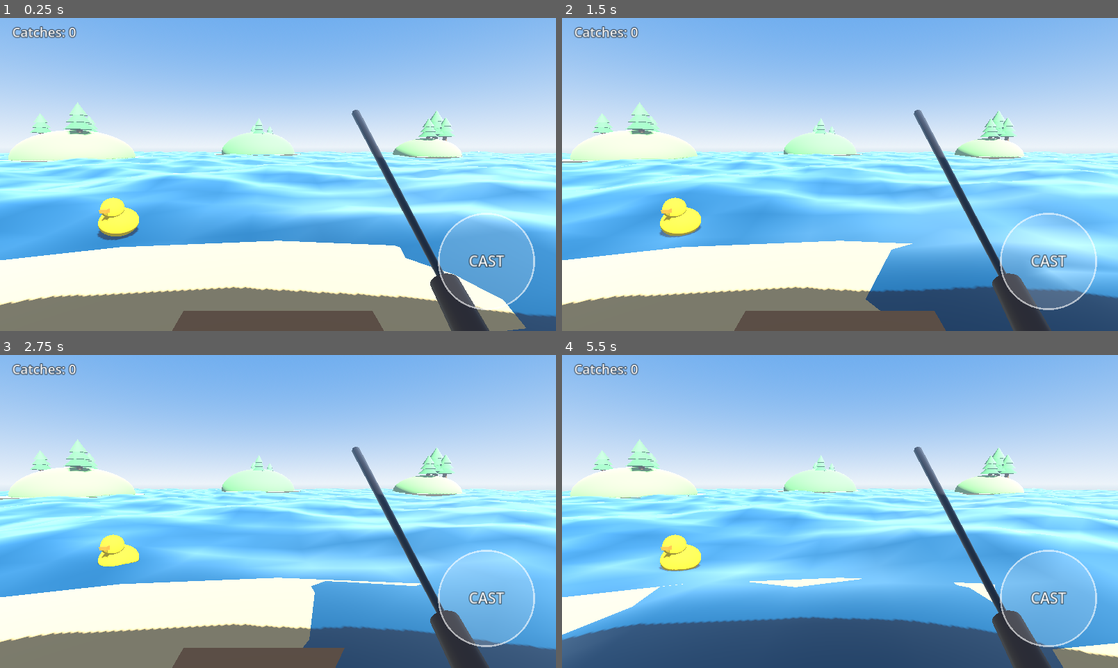
Above: before the commit, frames 1-4 (two rows, left to right).
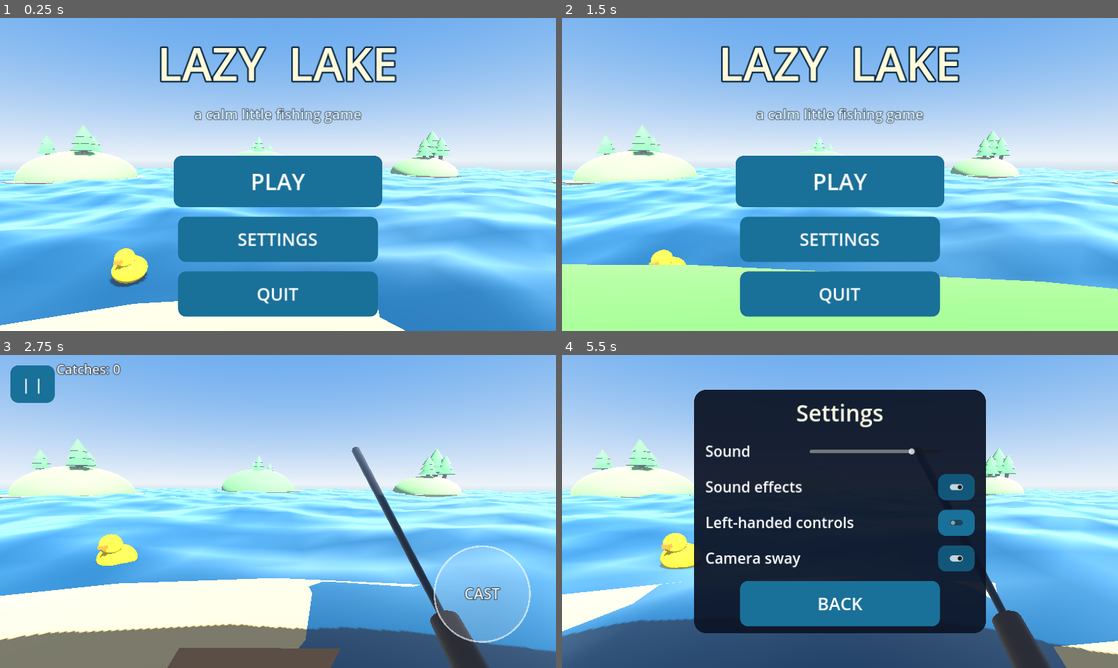
Above: after the commit, the same moments.

Repository: Max1081018/open_code
Game: Godot game, scene res://game.tscn
Two runs of this game, one before a commit and one after it. Both use one fixed random seed, a clock stepped at 60 frames per second and the inputs below.
Inputs (mouse positions are in pixels of both pictures, inside the frame that each line leads up to):
- Up to frame 1 (0.25 s): no input
- Up to frame 2 (1.5 s): click (840, 240) at 0.5 s, where only the run after the commit has a clickable "SETTINGS"; click (840, 265) at 1.25 s, where only the run after the commit has a clickable "BACK"
- Up to frame 3 (2.75 s): click (278, 517) at 2 s, where only the run after the commit has a clickable "PLAY"
- Up to frame 4 (5.5 s): click (595, 383) at 2.75 s, where only the run after the commit has a clickable "| |"; click (840, 477) at 3.5 s, where only the run after the commit has a clickable "RESUME"; click (595, 383) at 4.25 s, where only the run after the commit has a clickable "| |"; click (840, 533) at 5 s, where only the run after the commit has a clickable "SETTINGS"

The runs differ from the first frame. In frame 1, 56% of the frame differs, in the area x 0-100%, y 2-100%; in frame 2, 56%; in frame 3, 5.7%; in frame 4, 47%.

Commit message:
Add main menu, settings, and pause screens with mobile-friendly UI
- New front-end flow over the live lake: main menu (PLAY/SETTINGS/QUIT),
  pause overlay (RESUME/SETTINGS/MAIN MENU), and a settings panel with sound
  volume, SFX toggle, left-handed controls, and camera sway, persisted to
  user://settings.cfg.
- Cohesive dark-glass theme, large thumb-friendly buttons, a cinematic camera
  drift behind the menu, and an in-game pause button.
- game.gd now tracks app state (menu/playing/paused) and gates the fishing
  loop; HUD gains enable/hide and left-handed layout; info text clears the
  pause button.

Co-Authored-By: Claude Opus 4.8 <noreply@anthropic.com>
Claude-Session: https://claude.ai/code/session_019FPN93SDKwisezCSut5tqW

Diff:
--- a/fishing/game.gd
+++ b/fishing/game.gd
@@ -14,6 +14,11 @@
 ## "AUTOTEST ..." before quitting.
 
 const Hud := preload("res://hud.gd")
+const MenuUI := preload("res://menu_ui.gd")
+
+# App screen: "menu" (title over the live lake), "playing", or "paused".
+var app_state := "menu"
+var menu_ui
 
 # Shared wave parameters — MUST match water.gdshader (WAVES) so the bobber sits
 # on the surface. Each is direction.xy, wavelength, amplitude.
@@ -82,6 +87,7 @@
 var sim_action := false
 var sim_tap := false
 var frame := 0
+var start_screen := "menu"  # autotest can jump straight to a screen
 
 
 func _ready() -> void:
@@ -95,7 +101,25 @@
 	_build_sounds()
 	hud = Hud.new()
 	add_child(hud)
+
+	menu_ui = MenuUI.new()
+	add_child(menu_ui)
+	menu_ui.play_pressed.connect(_start_play)
+	menu_ui.resume_pressed.connect(_resume)
+	menu_ui.to_main_menu.connect(_go_main_menu)
+	menu_ui.settings_changed.connect(_apply_settings)
+
 	_enter_idle()
+	_apply_settings()
+	# Players always start at the menu; autotest can jump to a screen to shoot it.
+	if autotest:
+		match start_screen:
+			"play": _start_play()
+			"settings": _go_main_menu(); menu_ui.open_settings_for_test()
+			"pause": _start_play(); _pause()
+			_: _go_main_menu()
+	else:
+		_go_main_menu()
 
 
 func _parse_args() -> void:
@@ -104,6 +128,7 @@
 		elif a.begins_with("--frames="): autotest_frames = int(a.get_slice("=", 1))
 		elif a.begins_with("--shot="): autotest_shot = a.get_slice("=", 1)
 		elif a.begins_with("--shot-on="): shot_on = a.get_slice("=", 1)
+		elif a.begins_with("--screen="): start_screen = a.get_slice("=", 1)
 
 
 # --- Wave height (mirror of the shader) --------------------------------------
@@ -449,6 +474,17 @@
 	elapsed += delta
 	if autotest:
 		_autotest(delta)
+
+	# Pause from the in-game button.
+	if app_state == "playing" and menu_ui and menu_ui.consume_pause():
+		_pause()
+
+	if app_state == "menu":
+		_menu_camera(delta)
+		return
+	if app_state == "paused":
+		_update_line()
+		return
 
 	var action: bool = hud.action_down() or sim_action
 	var tap: bool = hud.consume_tap() or sim_tap
@@ -490,8 +526,71 @@
 			if tap:
 				_enter_idle()
 
+	# Subtle first-person sway while playing.
+	if _camera_sway:
+		camera.position = EYE + Vector3(sin(elapsed * 0.8) * 0.05, sin(elapsed * 1.1) * 0.04, 0)
+		camera.rotation_degrees.z = sin(elapsed * 0.6) * 0.3
+
 	_update_line()
 	_hud_sync()
+
+
+# --- Screen transitions -------------------------------------------------------
+
+var _camera_sway := true
+var _menu_cam_t := 0.0
+
+func _menu_camera(delta: float) -> void:
+	# Slow cinematic drift over the lake toward the distant islands.
+	_menu_cam_t += delta * 0.09
+	var a := _menu_cam_t
+	camera.position = Vector3(sin(a) * 7.0, 3.4 + sin(a * 0.7) * 0.7, 2.0 + cos(a) * 4.0)
+	camera.look_at(Vector3(sin(a * 0.5) * 10.0, 0.6, -45.0))
+
+
+func _start_play() -> void:
+	app_state = "playing"
+	_enter_idle()
+	camera.position = EYE
+	camera.rotation_degrees = Vector3(-6, 0, 0)
+	rod.visible = true
+	hud.enabled = true
+	hud.set_hud_visible(true)
+	menu_ui.show_play()
+
+
+func _pause() -> void:
+	app_state = "paused"
+	hud.enabled = false
+	hud.set_hud_visible(false)
+	menu_ui.show_pause()
+
+
+func _resume() -> void:
+	app_state = "playing"
+	hud.enabled = true
+	hud.set_hud_visible(true)
+	menu_ui.show_play()
+
+
+func _go_main_menu() -> void:
+	app_state = "menu"
+	_enter_idle()
+	rod.visible = false
+	bobber.visible = false
+	line.visible = false
+	hud.enabled = false
+	hud.set_hud_visible(false)
+	_menu_cam_t = 0.0
+	menu_ui.show_main()
+
+
+func _apply_settings() -> void:
+	if not menu_ui:
+		return
+	_camera_sway = menu_ui.settings["camera_sway"]
+	hud.left_handed = menu_ui.settings["left_handed"]
+	hud.recalc_layout()
 
 
 var _idle_delay := 0.0
@@ -723,6 +822,16 @@
 func _autotest(_delta: float) -> void:
 	frame += 1
 	sim_action = false
+
+	# For non-gameplay screens, just let them settle and screenshot.
+	if start_screen in ["menu", "settings", "pause"]:
+		if frame > 40:
+			if autotest_shot != "":
+				get_viewport().get_texture().get_image().save_png(autotest_shot)
+			print("AUTOTEST(%s) frame=%d" % [start_screen, frame])
+			get_tree().quit()
+		return
+
 	match state:
 		IDLE, CHARGING:
 			# Charge ~0.8s then release.
--- a/fishing/hud.gd
+++ b/fishing/hud.gd
@@ -20,6 +20,9 @@
 var _action_index := -1
 var _tapped := false
 
+var enabled := true        # gameplay input only when playing
+var left_handed := false   # mirror the action button to the left
+
 
 func _ready() -> void:
 	_view = Painter.new()
@@ -33,7 +36,17 @@
 
 func _recalc() -> void:
 	var s := get_viewport().get_visible_rect().size
-	_btn_center = Vector2(s.x - 160, s.y - 160)
+	# Keep a thumb-sized margin from the bottom corner; honour left-handed mode.
+	var x := 170.0 if left_handed else s.x - 170.0
+	_btn_center = Vector2(x, s.y - 170)
+
+
+func recalc_layout() -> void:
+	_recalc()
+
+
+func set_hud_visible(v: bool) -> void:
+	_view.visible = v
 
 
 func _process(_delta: float) -> void:
@@ -41,6 +54,8 @@
 
 
 func _input(event: InputEvent) -> void:
+	if not enabled:
+		return
 	if event is InputEventScreenTouch:
 		if event.pressed:
 			_tapped = true
@@ -77,9 +92,9 @@
 		var vp := get_viewport_rect().size
 		var font := ThemeDB.fallback_font
 
-		# Top-left info.
+		# Top-left info (clear of the pause button).
 		if hud.info != "":
-			_text(font, Vector2(28, 44), hud.info, 30, Color(1, 1, 1, 0.95))
+			_text(font, Vector2(130, 44), hud.info, 30, Color(1, 1, 1, 0.95))
 
 		# Big centre message — multi-line, auto-shrunk to fit the width.
 		if hud.message != "":
--- /dev/null
+++ b/fishing/menu_ui.gd
@@ -0,0 +1,352 @@
+extends CanvasLayer
+## Front-end UI for Lazy Lake: main menu, settings, and pause — all drawn over
+## the live 3D lake. Big, thumb-friendly buttons and a consistent dark-glass
+## theme. Settings persist to user://settings.cfg.
+##
+## game.gd owns the app state and connects these signals; the menu applies audio
+## settings itself and emits `settings_changed` for the gameplay-affecting ones
+## (left_handed, camera_sway).
+
+signal play_pressed
+signal resume_pressed
+signal to_main_menu
+signal settings_changed
+
+const CFG_PATH := "user://settings.cfg"
+
+var settings := {
+	"sfx_volume": 0.8,
+	"sfx_enabled": true,
+	"left_handed": false,
+	"camera_sway": true,
+}
+
+var _root: Control
+var _main: Control
+var _settings: Control
+var _pause: Control
+var _pause_btn: Button
+var _title_node: Label
+var _title_pulse := 0.0
+
+
+func _ready() -> void:
+	layer = 10
+	_load_settings()
+	_build()
+	_apply_audio()
+	show_main()
+
+
+# --- Theme + builders ---------------------------------------------------------
+
+func _sb(color: Color, radius := 18) -> StyleBoxFlat:
+	var s := StyleBoxFlat.new()
+	s.bg_color = color
+	s.set_corner_radius_all(radius)
+	s.content_margin_left = 26
+	s.content_margin_right = 26
+	s.content_margin_top = 16
+	s.content_margin_bottom = 16
+	return s
+
+
+func _make_theme() -> Theme:
+	var t := Theme.new()
+	t.default_font_size = 34
+	t.set_stylebox("normal", "Button", _sb(Color(0.10, 0.44, 0.60)))
+	t.set_stylebox("hover", "Button", _sb(Color(0.14, 0.54, 0.72)))
+	t.set_stylebox("pressed", "Button", _sb(Color(0.07, 0.34, 0.48)))
+	t.set_stylebox("disabled", "Button", _sb(Color(0.2, 0.22, 0.26)))
+	var focus := StyleBoxFlat.new()
+	focus.bg_color = Color(0, 0, 0, 0)
+	focus.set_border_width_all(3)
+	focus.border_color = Color(1, 1, 1, 0.5)
+	focus.set_corner_radius_all(18)
+	t.set_stylebox("focus", "Button", focus)
+	t.set_color("font_color", "Button", Color.WHITE)
+	t.set_color("font_hover_color", "Button", Color.WHITE)
+	t.set_font_size("font_size", "Button", 40)
+	return t
+
+
+func _button(text: String, w := 460.0, h := 104.0) -> Button:
+	var b := Button.new()
+	b.text = text
+	b.custom_minimum_size = Vector2(w, h)
+	b.size_flags_horizontal = Control.SIZE_SHRINK_CENTER
+	return b
+
+
+func _panel(title: String) -> Array:
+	# Returns [center_container, vbox]. The CenterContainer fills the screen and
+	# centres the panel at its natural size.
+	var cc := CenterContainer.new()
+	cc.set_anchors_preset(Control.PRESET_FULL_RECT)
+	var panel := PanelContainer.new()
+	panel.add_theme_stylebox_override("panel", _sb(Color(0.05, 0.08, 0.15, 0.94), 28))
+	var vbox := VBoxContainer.new()
+	vbox.add_theme_constant_override("separation", 22)
+	vbox.alignment = BoxContainer.ALIGNMENT_CENTER
+	if title != "":
+		var lbl := Label.new()
+		lbl.text = title
+		lbl.horizontal_alignment = HORIZONTAL_ALIGNMENT_CENTER
+		lbl.add_theme_font_size_override("font_size", 52)
+		lbl.add_theme_color_override("font_color", Color(1, 1, 0.9))
+		vbox.add_child(lbl)
+	panel.add_child(vbox)
+	cc.add_child(panel)
+	return [cc, vbox]
+
+
+func _build() -> void:
+	_root = Control.new()
+	_root.set_anchors_preset(Control.PRESET_FULL_RECT)
+	_root.theme = _make_theme()
+	add_child(_root)
+
+	# ---- Main menu ----
+	_main = Control.new()
+	_main.set_anchors_preset(Control.PRESET_FULL_RECT)
+	_root.add_child(_main)
+
+	# One centered vertical stack so it always fits and never clips.
+	var col := VBoxContainer.new()
+	col.set_anchors_preset(Control.PRESET_FULL_RECT)
+	col.alignment = BoxContainer.ALIGNMENT_CENTER
+	col.add_theme_constant_override("separation", 22)
+	_main.add_child(col)
+
+	var title := Label.new()
+	title.name = "Title"
+	title.text = "LAZY  LAKE"
+	title.horizontal_alignment = HORIZONTAL_ALIGNMENT_CENTER
+	title.add_theme_font_size_override("font_size", 104)
+	title.add_theme_color_override("font_color", Color(1, 0.98, 0.85))
+	title.add_theme_color_override("font_outline_color", Color(0.02, 0.15, 0.25))
+	title.add_theme_constant_override("outline_size", 14)
+	col.add_child(title)
+	_title_node = title
+
+	var subtitle := Label.new()
+	subtitle.text = "a calm little fishing game"
+	subtitle.horizontal_alignment = HORIZONTAL_ALIGNMENT_CENTER
+	subtitle.add_theme_font_size_override("font_size", 32)
+	subtitle.add_theme_color_override("font_color", Color(0.85, 0.95, 1.0))
+	subtitle.add_theme_color_override("font_outline_color", Color(0, 0, 0, 0.6))
+	subtitle.add_theme_constant_override("outline_size", 6)
+	col.add_child(subtitle)
+
+	var spacer := Control.new()
+	spacer.custom_minimum_size = Vector2(0, 30)
+	col.add_child(spacer)
+
+	var play := _button("PLAY", 480, 118)
+	play.add_theme_font_size_override("font_size", 52)
+	play.pressed.connect(func(): play_pressed.emit())
+	var sbtn := _button("SETTINGS")
+	sbtn.pressed.connect(func(): _open_settings(_main))
+	var qbtn := _button("QUIT")
+	qbtn.pressed.connect(_on_quit)
+	col.add_child(play)
+	col.add_child(sbtn)
+	col.add_child(qbtn)
+
+	# ---- Settings ----
+	var sres := _panel("Settings")
+	_settings = sres[0]
+	var sv: VBoxContainer = sres[1]
+	sv.custom_minimum_size = Vector2(620, 0)
+
+	# Sound volume row.
+	var vol_row := HBoxContainer.new()
+	vol_row.add_theme_constant_override("separation", 20)
+	var vol_lbl := _label("Sound")
+	vol_lbl.custom_minimum_size = Vector2(220, 0)
+	var vol_slider := HSlider.new()
+	vol_slider.name = "VolSlider"
+	vol_slider.min_value = 0.0
+	vol_slider.max_value = 1.0
+	vol_slider.step = 0.05
+	vol_slider.value = settings["sfx_volume"]
+	vol_slider.custom_minimum_size = Vector2(300, 60)
+	vol_slider.size_flags_vertical = Control.SIZE_SHRINK_CENTER
+	vol_slider.value_changed.connect(_on_volume)
+	vol_row.add_child(vol_lbl)
+	vol_row.add_child(vol_slider)
+	sv.add_child(vol_row)
+
+	_settings_toggle(sv, "Sound effects", "sfx_enabled")
+	_settings_toggle(sv, "Left-handed controls", "left_handed")
+	_settings_toggle(sv, "Camera sway", "camera_sway")
+
+	var back := _button("BACK")
+	back.pressed.connect(_on_settings_back)
+	sv.add_child(back)
+	_root.add_child(_settings)
+	_settings.visible = false
+
+	# ---- Pause ----
+	var pres := _panel("Paused")
+	_pause = pres[0]
+	var pv: VBoxContainer = pres[1]
+	pv.custom_minimum_size = Vector2(520, 0)
+	var resume := _button("RESUME")
+	resume.pressed.connect(func(): resume_pressed.emit())
+	var pset := _button("SETTINGS")
+	pset.pressed.connect(func(): _open_settings(_pause))
+	var pmenu := _button("MAIN MENU")
+	pmenu.pressed.connect(func(): to_main_menu.emit())
+	pv.add_child(resume)
+	pv.add_child(pset)
+	pv.add_child(pmenu)
+	_root.add_child(_pause)
+	_pause.visible = false
+
+	# ---- In-game pause button (top-left) ----
+	_pause_btn = Button.new()
+	_pause_btn.text = "| |"
+	_pause_btn.custom_minimum_size = Vector2(86, 86)
+	_pause_btn.position = Vector2(24, 24)
+	_pause_btn.add_theme_font_size_override("font_size", 36)
+	_pause_btn.pressed.connect(func(): resume_pressed.emit() if false else _request_pause())
+	_root.add_child(_pause_btn)
+	_pause_btn.visible = false
+
+	_settings_return_to = _main
+
+
+func _label(text: String) -> Label:
+	var l := Label.new()
+	l.text = text
+	l.add_theme_font_size_override("font_size", 34)
+	l.add_theme_color_override("font_color", Color.WHITE)
+	l.vertical_alignment = VERTICAL_ALIGNMENT_CENTER
+	return l
+
+
+func _settings_toggle(parent: VBoxContainer, label: String, key: String) -> void:
+	var row := HBoxContainer.new()
+	row.add_theme_constant_override("separation", 20)
+	var lbl := _label(label)
+	lbl.custom_minimum_size = Vector2(380, 0)
+	lbl.size_flags_horizontal = Control.SIZE_EXPAND_FILL
+	var cb := CheckButton.new()
+	cb.button_pressed = settings[key]
+	cb.custom_minimum_size = Vector2(0, 60)
+	cb.toggled.connect(func(on): _on_toggle(key, on))
+	row.add_child(lbl)
+	row.add_child(cb)
+	parent.add_child(row)
+
+
+# --- Screen transitions -------------------------------------------------------
+
+var _signal_pause := false
+func _request_pause() -> void:
+	# game.gd polls consume_pause() so pausing lives in one place.
+	_signal_pause = true
+
+func consume_pause() -> bool:
+	var p := _signal_pause
+	_signal_pause = false
+	return p
+
+
+var _settings_return_to: Control
+
+func show_main() -> void:
+	_main.visible = true
+	_settings.visible = false
+	_pause.visible = false
+	_pause_btn.visible = false
+	_root.mouse_filter = Control.MOUSE_FILTER_STOP
+
+
+func show_play() -> void:
+	_main.visible = false
+	_settings.visible = false
+	_pause.visible = false
+	_pause_btn.visible = true
+	# Let touches fall through to the gameplay HUD except on the pause button.
+	_root.mouse_filter = Control.MOUSE_FILTER_IGNORE
+
+
+func show_pause() -> void:
+	_pause.visible = true
+	_main.visible = false
+	_settings.visible = false
+	_pause_btn.visible = false
+	_root.mouse_filter = Control.MOUSE_FILTER_STOP
+
+
+func _open_settings(from: Control) -> void:
+	_settings_return_to = from
+	from.visible = false
+	_settings.visible = true
+	_pause_btn.visible = false
+	_root.mouse_filter = Control.MOUSE_FILTER_STOP
+
+
+func open_settings_for_test() -> void:
+	_open_settings(_main)
+
+
+func _on_settings_back() -> void:
+	_settings.visible = false
+	_settings_return_to.visible = true
+	if _settings_return_to == _main:
+		_root.mouse_filter = Control.MOUSE_FILTER_STOP
+
+
+func _on_quit() -> void:
+	get_tree().quit()
+
+
+func _process(delta: float) -> void:
+	# Gentle title bob on the main menu.
+	if _main.visible and _title_node:
+		_title_pulse += delta
+		_title_node.pivot_offset = _title_node.size * 0.5
+		_title_node.scale = Vector2.ONE * (1.0 + sin(_title_pulse * 1.5) * 0.015)
+
+
+# --- Settings state -----------------------------------------------------------
+
+func _on_volume(v: float) -> void:
+	settings["sfx_volume"] = v
+	_apply_audio()
+	_save_settings()
+
+
+func _on_toggle(key: String, on: bool) -> void:
+	settings[key] = on
+	if key == "sfx_enabled":
+		_apply_audio()
+	else:
+		settings_changed.emit()
+	_save_settings()
+
+
+func _apply_audio() -> void:
+	var vol: float = settings["sfx_volume"]
+	var on: bool = settings["sfx_enabled"]
+	var muted := (not on) or vol <= 0.001
+	AudioServer.set_bus_mute(0, muted)
+	if not muted:
+		AudioServer.set_bus_volume_db(0, linear_to_db(clampf(vol, 0.001, 1.0)))
+
+
+func _load_settings() -> void:
+	var cfg := ConfigFile.new()
+	if cfg.load(CFG_PATH) == OK:
+		for key in settings:
+			settings[key] = cfg.get_value("settings", key, settings[key])
+
+
+func _save_settings() -> void:
+	var cfg := ConfigFile.new()
+	for key in settings:
+		cfg.set_value("settings", key, settings[key])
+	cfg.save(CFG_PATH)
Not shown, added: fishing/docs/lake.png.import
Binary file added: fishing/docs/menu.png
